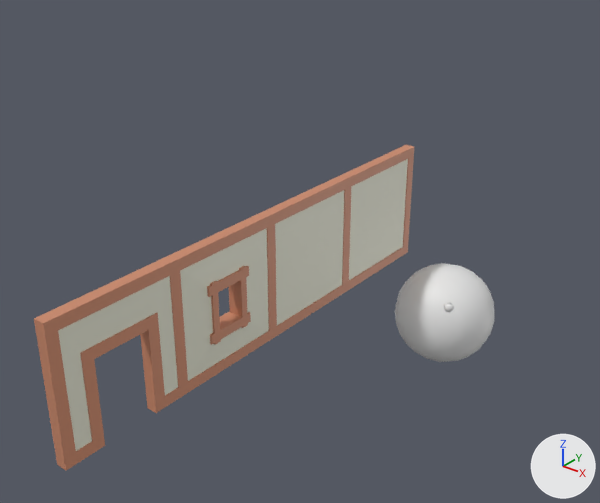
The Blender file Models/home.blend as it was, and as the next commit left it.
Before and after are seen from a 50 mm camera at (73.2, -141.3, 78.8) aimed at (-23.8, -20.1, 3.6). The lights are fixed; the arrows at lower right show +X, +Y and +Z.

The older version as bpy lines, for what is in view:
```python
me_cube = bpy.data.meshes.new('Cube')
me_cube.from_pydata(...)  # 218 vertices, 216 faces; spans x -70.7..70.7, y -70.7..70.7, z -70.7..70.7
me_cube.polygons.foreach_set('use_smooth', [True] * 216)
me_cube.materials.append(mat_material)  # white #e7e7e7
me_cube_005 = bpy.data.meshes.new('Cube.005')
me_cube_005.from_pydata(...)  # 68 vertices, 60 faces; spans x 0.0..24.0, y -30.0..-8.0, z -0.5..2.6
# faces by material slot: [48, 12]
me_cube_005.materials.append(mat_material_001)  # orange #ce8b6c
me_cube_005.materials.append(mat_material_002)  # white #e7e7d5
me_cube_008 = bpy.data.meshes.new('Cube.008')
me_cube_008.from_pydata(...)  # 60 vertices, 58 faces; spans x 0.0..24.0, y -34.0..-12.0, z 0.0..2.0
# faces by material slot: [51, 7]
me_cube_008.materials.append(mat_material_001)  # orange #ce8b6c
me_cube_008.materials.append(mat_material_002)  # white #e7e7d5
ob_cube_003 = bpy.data.objects.new('Cube.003', me_cube_005)
ob_cube_003.location = (-10.0, -38.0, 0.0)
ob_cube_003.rotation_euler = (0.0, -1.571, 0.0)  # degrees (0, -90, 0)
ob_cube_004 = bpy.data.objects.new('Cube.004', me_cube_008)
ob_cube_004.location = (-10.0, -56.0, 0.0)
ob_cube_004.rotation_euler = (0.0, -1.571, 0.0)  # degrees (0, -90, 0)
ob_homeplanet = bpy.data.objects.new('HomePlanet', me_cube)
ob_homeplanet.location = (0.0, 0.0, -11.4)
ob_homeplanet.scale = (0.151, 0.151, 0.151)
# also in view: 'Cube.001' at (-11.0, -12.0, 12.0); 'Cube.002' at (-11.0, -35.0, 12.0)
```
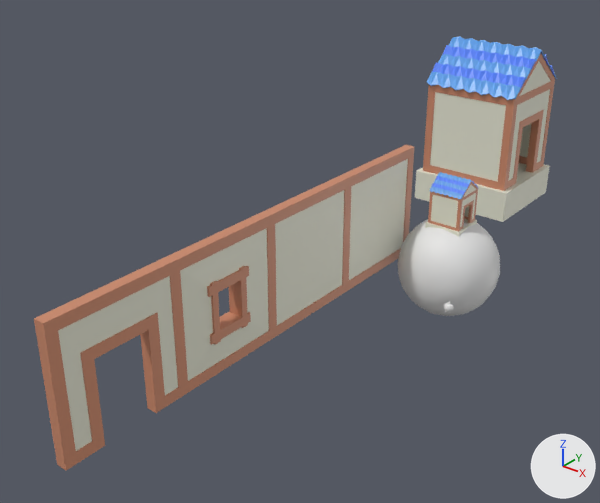
Where the newer file only moved an object's origin or applied its transform, the numbers keep the older frame.

Boxes (x1, y1, x2, y2) around the edits, measured in the pictures (600 x 503 px):
'HomePlanet', moved: before (395, 263, 495, 362); after (397, 219, 500, 316)
'Wall', added: after (423, 85, 507, 189)
'Roof', added (blue): after (427, 36, 557, 100)
'DoorWall', added: after (497, 81, 552, 191)
'Floor', added: after (415, 163, 550, 222)
'Wall.001-col', added: after (428, 191, 458, 231)
'Roof.001', added (blue): after (430, 172, 479, 199)
'WindowWall', added: after (519, 80, 555, 168)
'DoorWall-col', added: after (456, 190, 477, 231)
'Floor.001', added: after (425, 219, 477, 237)
'WindowWall-col', added: after (464, 189, 478, 221)

Edits to the bpy script that builds the scene:
```text
Change ob_homeplanet:
    ob_homeplanet.location: (0.0, 0.0, -11.4) -> (0.0, 0.0, 0.0)
Add ob_roof_001:
    ob_roof_001 = bpy.data.objects.new('Roof.001', me_cube_026)  # 904 vertices, 743 faces; spans x -22.3..0.3, y -0.9..24.9, z -0.5..10.1; in mat_material_011 (orange #ce8b6c), mat_material_001 (orange #ce8b6c), mat_material_002 (white #e7e7d5), mat_material_009 (blue #579de7), mat_material_008 (blue #457af5)
    ob_roof_001.parent = ob_floor_001
    ob_roof_001.location = (-3.301, 3.031, 9.661)
    ob_roof_001.rotation_euler = (0.0, 0.0, 3.142)  # degrees (0, 0, 180)
    ob_roof_001.scale = (0.287, 0.261, 0.261)
Add ob_floor_001:
    ob_floor_001 = bpy.data.objects.new('Floor.001', me_plane_001)  # a box spanning x -1.3..25.3, y -25.3..1.3, z 0.0..7.9; in mat_material_002 (white #e7e7d5)
    ob_floor_001.location = (3.4, 3.4, 10.1)
    ob_floor_001.rotation_euler = (0.0, 3.142, 0.0)  # degrees (0, 180, 0)
    ob_floor_001.scale = (0.29, 0.29, 0.29)
Add ob_wall_001_col:
    ob_wall_001_col = bpy.data.objects.new('Wall.001-col', me_cube_009)  # 28 vertices, 26 faces; spans x 0.0..24.0, y -24.0..-2.0, z 0.0..2.0; in mat_material_001 (orange #ce8b6c), mat_material_002 (white #e7e7d5)
    ob_wall_001_col.parent = ob_floor_001
    ob_wall_001_col.location = (3.022, -3.236, 3.393)
    ob_wall_001_col.rotation_euler = (4.712, -1.571, 0.0)  # degrees (270, -90, 0)
    ob_wall_001_col.scale = (0.261, 0.261, 0.261)
Add ob_windowwall_col:
    ob_windowwall_col = bpy.data.objects.new('WindowWall-col', me_cube_006)  # 68 vertices, 60 faces; spans x 0.0..24.0, y -24.0..-2.0, z -0.5..2.6; in mat_material_004 (orange #ce8b6c), mat_material_005 (white #e7e7d5)
    ob_windowwall_col.parent = ob_floor_001
    ob_windowwall_col.location = (-3.246, 3.031, 3.393)
    ob_windowwall_col.rotation_euler = (1.571, -1.571, 0.0)  # degrees (90, -90, 0)
    ob_windowwall_col.scale = (0.261, 0.261, 0.261)
Add ob_doorwall_col:
    ob_doorwall_col = bpy.data.objects.new('DoorWall-col', me_cube_002)  # 60 vertices, 58 faces; spans x 0.0..24.0, y -24.0..-2.0, z 0.0..2.0; in mat_material_001 (orange #ce8b6c), mat_material_002 (white #e7e7d5)
    ob_doorwall_col.parent = ob_floor_001
    ob_doorwall_col.location = (3.022, 3.031, 3.393)
    ob_doorwall_col.rotation_euler = (0.0, -1.571, 0.0)  # degrees (0, -90, 0)
    ob_doorwall_col.scale = (0.261, 0.261, 0.261)
Add ob_roof:
    ob_roof = bpy.data.objects.new('Roof', me_cube_026)  # 904 vertices, 743 faces; spans x -22.3..0.3, y -0.9..24.9, z -0.5..10.1; in mat_material_011 (orange #ce8b6c), mat_material_001 (orange #ce8b6c), mat_material_002 (white #e7e7d5), mat_material_009 (blue #579de7), mat_material_008 (blue #457af5)
    ob_roof.location = (-34.2, 70.0, 24.0)
    ob_roof.rotation_euler = (0.0, 0.0, 3.142)  # degrees (0, 0, 180)
    ob_roof.scale = (1.1, 1.0, 1.0)
Add ob_wall:
    ob_wall = bpy.data.objects.new('Wall', me_cube_009)  # 28 vertices, 26 faces; spans x 0.0..24.0, y -24.0..-2.0, z 0.0..2.0; in mat_material_001 (orange #ce8b6c), mat_material_002 (white #e7e7d5)
    ob_wall.location = (-10.0, 46.0, 0.0)
    ob_wall.rotation_euler = (4.712, -1.571, 0.0)  # degrees (270, -90, 0)
Add ob_windowwall:
    ob_windowwall = bpy.data.objects.new('WindowWall', me_cube_006)  # 68 vertices, 60 faces; spans x 0.0..24.0, y -24.0..-2.0, z -0.5..2.6; in mat_material_004 (orange #ce8b6c), mat_material_005 (white #e7e7d5)
    ob_windowwall.location = (-34.0, 70.0, 0.0)
    ob_windowwall.rotation_euler = (1.571, -1.571, 0.0)  # degrees (90, -90, 0)
Add ob_doorwall:
    ob_doorwall = bpy.data.objects.new('DoorWall', me_cube_002)  # 60 vertices, 58 faces; spans x 0.0..24.0, y -24.0..-2.0, z 0.0..2.0; in mat_material_001 (orange #ce8b6c), mat_material_002 (white #e7e7d5)
    ob_doorwall.location = (-10.0, 70.0, 0.0)
    ob_doorwall.rotation_euler = (0.0, -1.571, 0.0)  # degrees (0, -90, 0)
Add ob_floor:
    ob_floor = bpy.data.objects.new('Floor', me_plane_001)  # a box spanning x -1.3..25.3, y -25.3..1.3, z 0.0..7.9; in mat_material_002 (white #e7e7d5)
    ob_floor.location = (-10.0, 70.0, 0.0)
    ob_floor.rotation_euler = (0.0, 3.142, 0.0)  # degrees (0, 180, 0)
```
